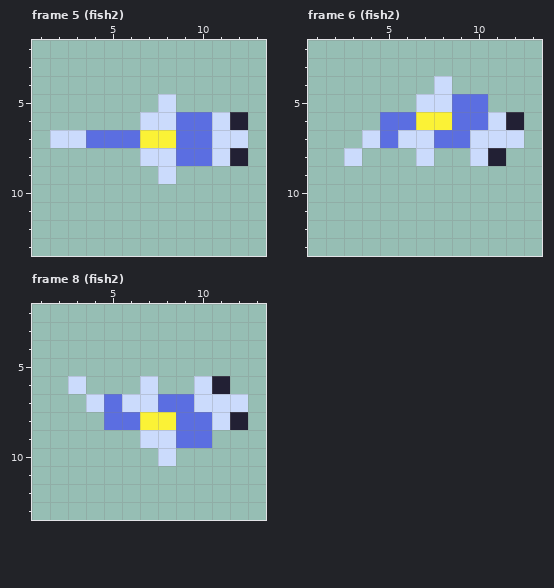
Pixel-art file: src_art/fishes.aseprite. The first picture shows the starting point.
16x16 pixels, 12 frames. Shown: frame 5 (fish2): x 1..13, y 2..13; frame 6 (fish2): x 1..13, y 2..13; frame 8 (fish2): x 1..13, y 2..13. The commit also changed other frames, which this record leaves out.
Now the later version:
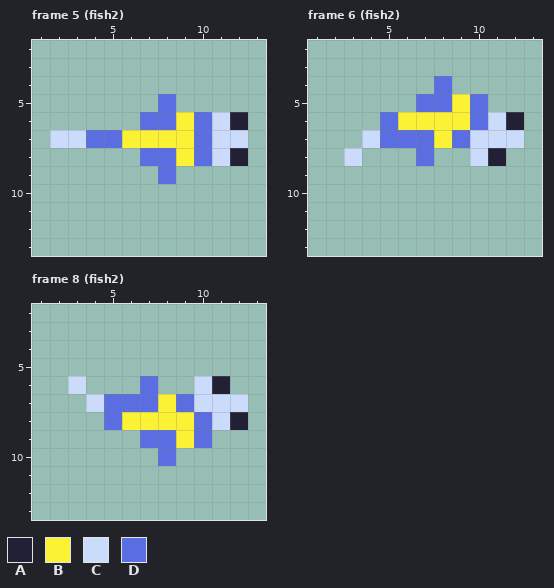
Palette (. is transparent): A #222034  B #fbf236  C #cbdbfc  D #5b6ee1
From the commit log: swimming fish'es'
Changes in this commit:
--- frame 5 (fish2)
@@ x 4..11 @@
  4 ........
- 5 ....C...
- 6 ...CCDDC
- 7 DDDBBDDC
- 8 ...CCDDC
- 9 ....C...
+ 5 ....D...
+ 6 ...DDBDC
+ 7 DDBBBBDC
+ 8 ...DDBDC
+ 9 ....D...
 10 ........
--- frame 6 (fish2)
@@ x 4..11 @@
  3 ........
- 4 ....C...
- 5 ...CCDD.
- 6 .DDBBDDC
- 7 CDCCDDCC
- 8 ...C..CA
+ 4 ....D...
+ 5 ...DDBD.
+ 6 .DBBBBDC
+ 7 CDDDBDCC
+ 8 ...D..CA
  9 ........
--- frame 8 (fish2)
@@ x 4..11 @@
  5 ........
- 6 ...C..CA
- 7 CDCCDDCC
- 8 .DDBBDDC
- 9 ...CCDD.
-10 ....C...
+ 6 ...D..CA
+ 7 CDDDBDCC
+ 8 .DBBBBDC
+ 9 ...DDBD.
+10 ....D...
 11 ........
Boxes around the changes in both pictures, in picture pixels (x1, y1, x2, y2):
changed: (122, 94, 194, 184)
changed: (398, 76, 470, 166)
changed: (122, 376, 194, 466)
